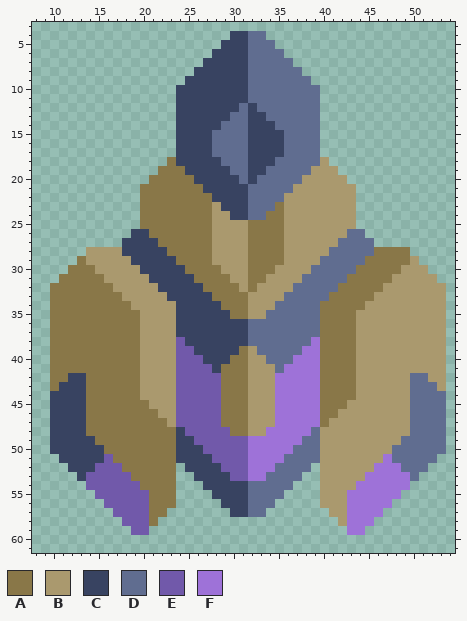
Two versions of one pixel-art sprite, sprites/blocks/distribution/dri.png. This is how it looked before the edit.
The file is 64x64 pixels. Colours within 5 levels of each other are drawn and written as one. Shown: x 8..54, y 3..61.
Palette (. is transparent): A #897748  B #aa996e  C #384361  D #606d90  E #7159aa  F #9e72d8
New version:
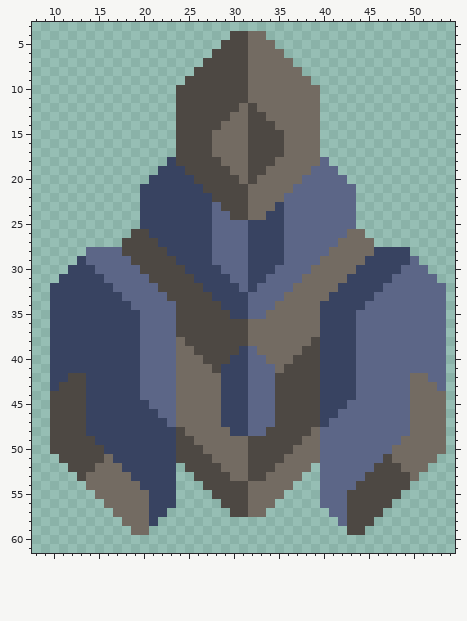
Difference:
Colour A changes from #897748 to #384361.
Colour B changes from #aa996e to #5c6687.
Colour C changes from #384361 to #4d4843.
Colour D changes from #606d90 to #736b62.
The author changed colour F to colour C in row 38 at x 39; in row 39 at x 38 to 39; in row 40 at x 37 to 39; in row 41 at x 36 to 39; in rows 42 to 47 at x 35 to 39; in row 48 at x 34 to 38.
The author changed colour F to colour C in row 49 at x 32 to 37; in row 50 at x 32 to 36; in row 51 at x 32 to 35 and 47; in row 52 at x 32 to 34 and 46 to 48; in row 53 at x 32 to 33 and 45 to 49; in row 54 at x 44 to 49.
The author changed colour F to colour C in row 55 at x 43 to 48; in row 56 at x 43 to 47; in row 57 at x 43 to 46; in row 58 at x 43 to 45; in row 59 at x 43 to 44.
The author changed colour E to colour D in row 38 at x 24; in row 39 at x 24 to 25; in row 40 at x 24 to 26; in row 41 at x 24 to 27; in rows 42 to 47 at x 24 to 28; in row 48 at x 25 to 29.
The author changed colour E to colour D in row 49 at x 26 to 31; in row 50 at x 27 to 31; in row 51 at x 16 and 28 to 31; in row 52 at x 15 to 17 and 29 to 31; in row 53 at x 14 to 18 and 30 to 31; in row 54 at x 14 to 19.
The author changed colour E to colour D in row 55 at x 15 to 20; in row 56 at x 16 to 20; in row 57 at x 17 to 20; in row 58 at x 18 to 20; in row 59 at x 19 to 20.
